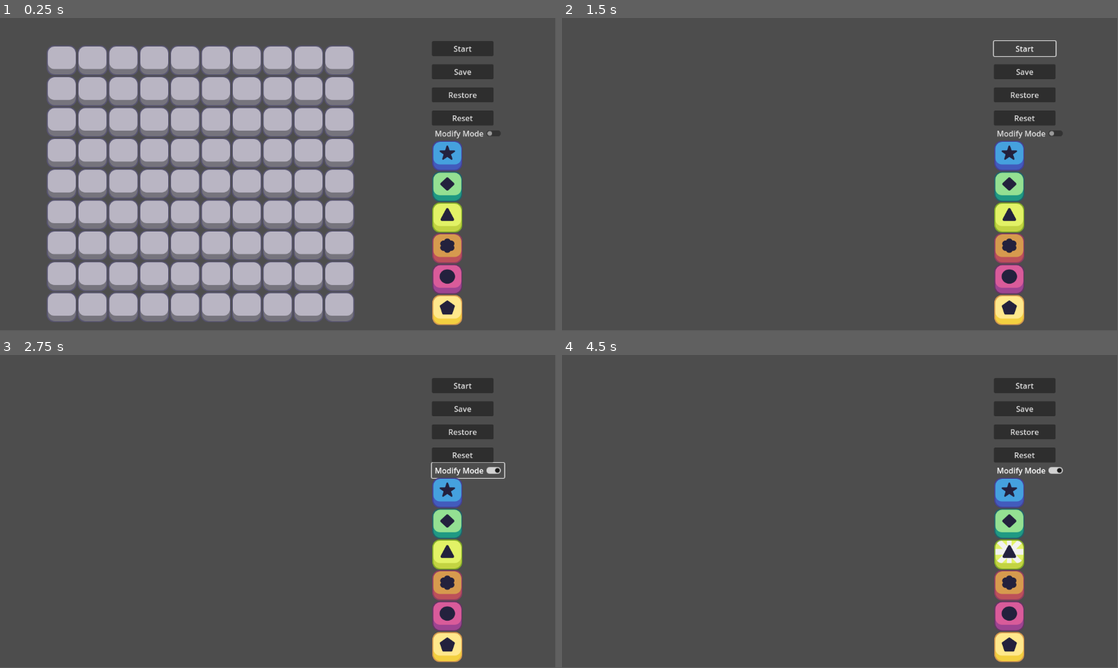
Above: before the commit, frames 1-4 (two rows, left to right).
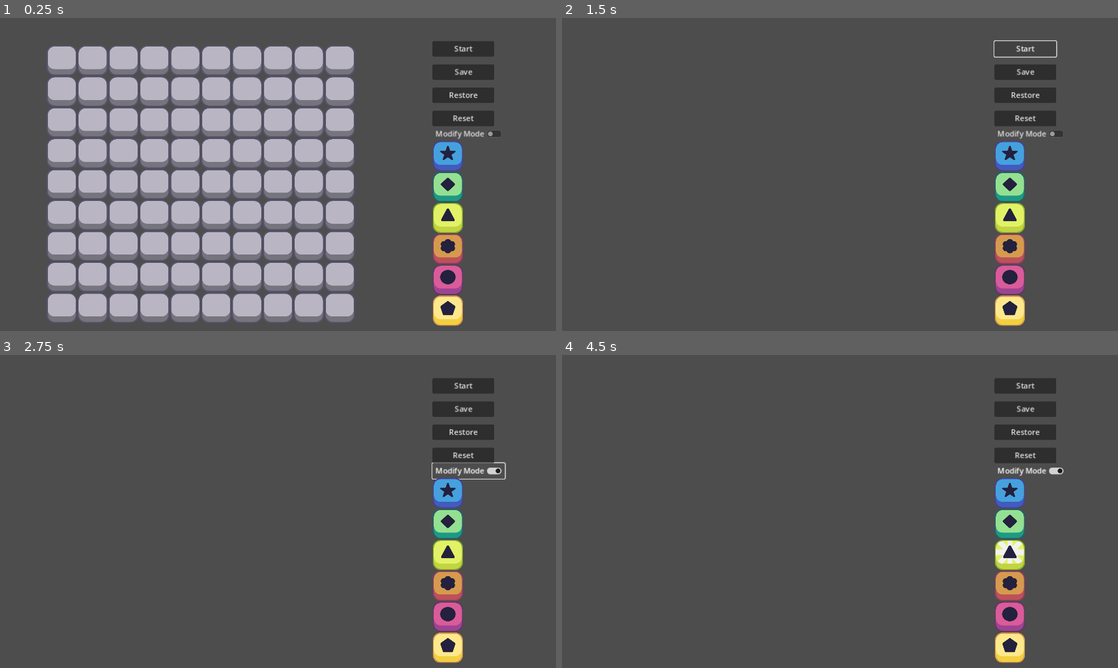
Above: after the commit, the same moments.

Repository: ZhuMon/connect_three
Game: Godot game, scene res://game_window.tscn
The game is run twice, just before and just after one commit, with the same random seed, the same clock (stepped at 60 frames per second) and the same inputs.
Inputs (mouse positions are in pixels of both pictures, inside the frame that each line leads up to):
- Up to frame 1 (0.25 s): no input
- Up to frame 2 (1.5 s): click "Start" at 0.5 s; click "Start" at 1.25 s
- Up to frame 3 (2.75 s): click "Modify Mode" at 2 s
- Up to frame 4 (4.5 s): click (1006, 492) at 2.77 s; click (1006, 524) at 3.52 s; click (1006, 555) at 4.27 s
In our replay, the window is 799x449 before the commit and 800x450 after it. These sizes can differ from the game's own. Grey fills any space a smaller window leaves; there, only what the larger window draws over its background counts as a difference.

The runs differ from the first frame. In frame 1, 4.0% of the frame differs, in the area x 8-90%, y 7-99%; in frame 2, 1.1%; in frame 3, 1.1%; in frame 4, 1.1%.

Commit message:
chore: add display settings

Diff:
--- a/project.godot
+++ b/project.godot
@@ -15,6 +15,10 @@
 config/features=PackedStringArray("4.3", "Mobile")
 config/icon="res://icon.svg"
 
+[display]
+
+window/stretch/mode="canvas_items"
+
 [input]
 
 left_mouse={
@@ -26,3 +30,4 @@
 [rendering]
 
 renderer/rendering_method="mobile"
+textures/vram_compression/import_etc2_astc=true
--- a/scripts/grid.gd
+++ b/scripts/grid.gd
@@ -17,9 +17,10 @@
 	"Concrete": load("res://img/Match 3 Assets/Match 3 Assets/Obstacles/Concrete.png"),
 }
 var concrete_piece = preload("res://pieces/concrete_piece.tscn")
-var all_pieces = [];
-var saved_pieces = [];
+var all_pieces = []
+var saved_pieces = [] # initial map
 var not_matchable = ["Concrete", ""]
+var history_pieces = []
 
 # Record the chosen piece
 var first_choose = Vector2(0,0)
